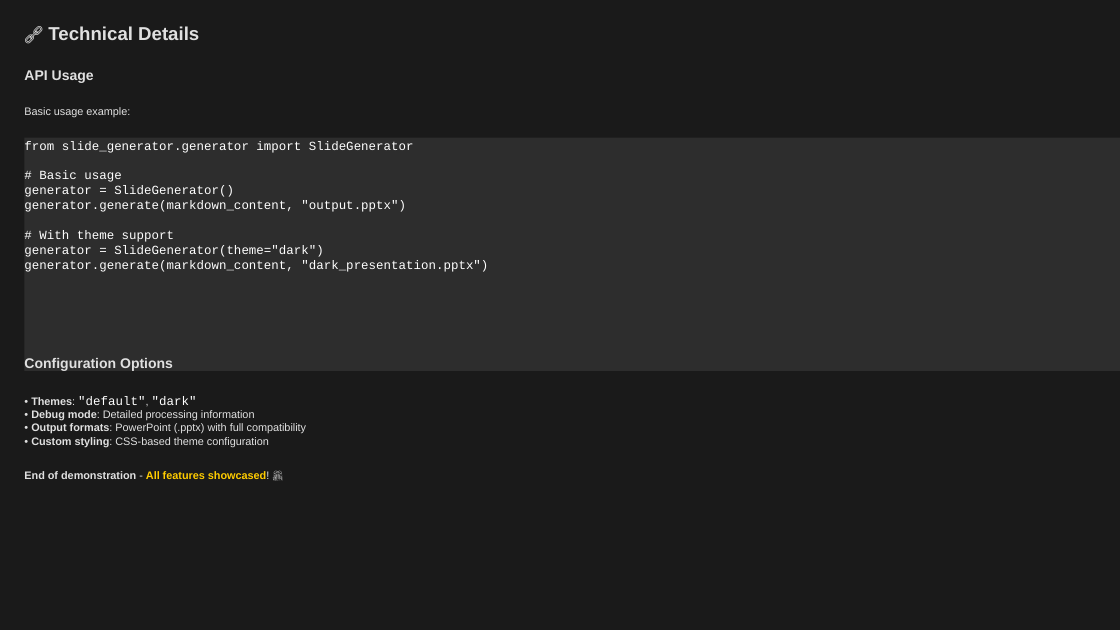
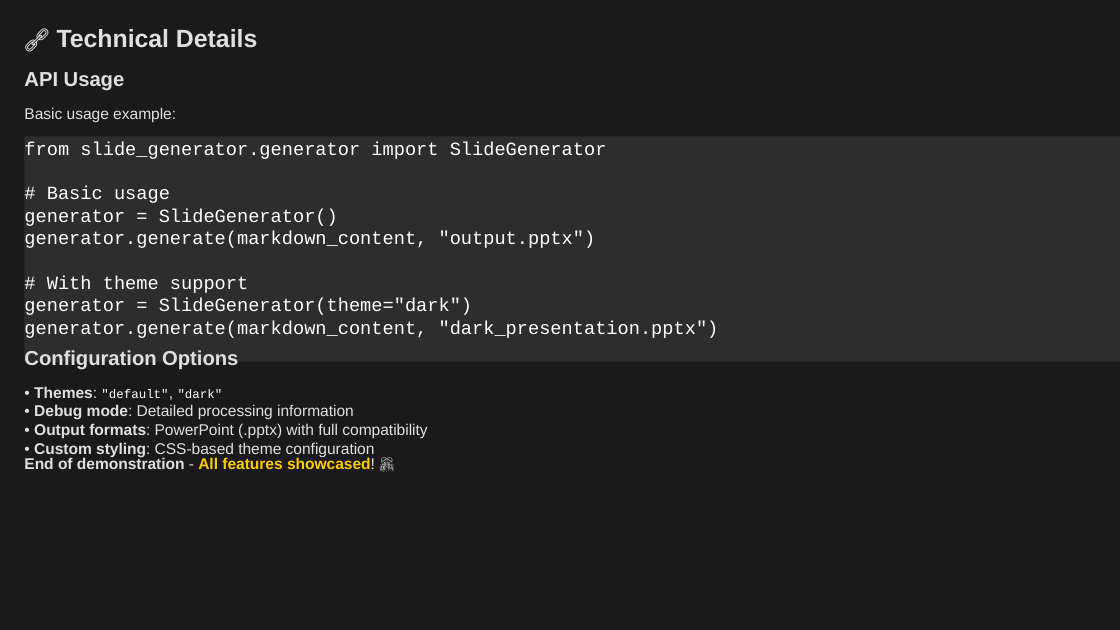
Before and after one commit to louisazhou/slidegenerator, a slide deck: slide 14 of output/comprehensive_demo_dark.pptx. Drawn at 1120x630 pixels with LibreOffice and Linux fonts; fonts in the diff are those of the drawing. Boxes give left, top, right and bottom in pixels: in the first picture for what was removed or moved away, otherwise in the second. Text is boxed around its words. In the diff, an @@ line names an element or a change of style, - is before the commit and + after.

```diff
--- a/output/comprehensive_demo_dark.pptx
+++ b/output/comprehensive_demo_dark.pptx
@@ text "🔗 Technical Details" at bbox=[57, 29, 257, 48]: size 12 to 16 pt @@
@@ text "API Usage" at bbox=[24, 72, 125, 91]: size 9 to 13 pt @@
@@ rectangle "from slide_generator.generator import SlideGenerator # ...": place and size @@
-rectangle "from slide_generator.generator import SlideGenerator # ..." at bbox=[25, 138, 1120, 371]
+rectangle "from slide_generator.generator import SlideGenerator # ..." at bbox=[25, 137, 1120, 362]
@@ rectangle "from slide_generator.generator import SlideGenerator # ..." at bbox=[25, 137, 1120, 362]: size 8 to 12 pt @@
@@ text "Configuration Options" at bbox=[24, 350, 238, 369]: size 9 to 13 pt @@
@@ text "Configuration Options": place and size @@
-text "Configuration Options" at bbox=[24, 358, 173, 371]
+text "Configuration Options" at bbox=[24, 350, 238, 369]
@@ text "• Themes: "default", "dark"": place and size @@
-text "• Themes: "default", "dark"" at bbox=[31, 396, 307, 447]
+text "• Themes: "default", "dark"" at bbox=[34, 386, 427, 457]
@@ size 7 to 10 pt in 3 elements at bbox=[24, 107, 176, 122], bbox=[34, 386, 427, 457], bbox=[24, 456, 375, 469] @@
@@ text "End of demonstration - All ...": place and size @@
-text "End of demonstration - All ..." at bbox=[24, 471, 269, 479]
+text "End of demonstration - All ..." at bbox=[24, 456, 375, 469]
```
Also in this commit, not shown: 19 other slides changed, 21 other files.
